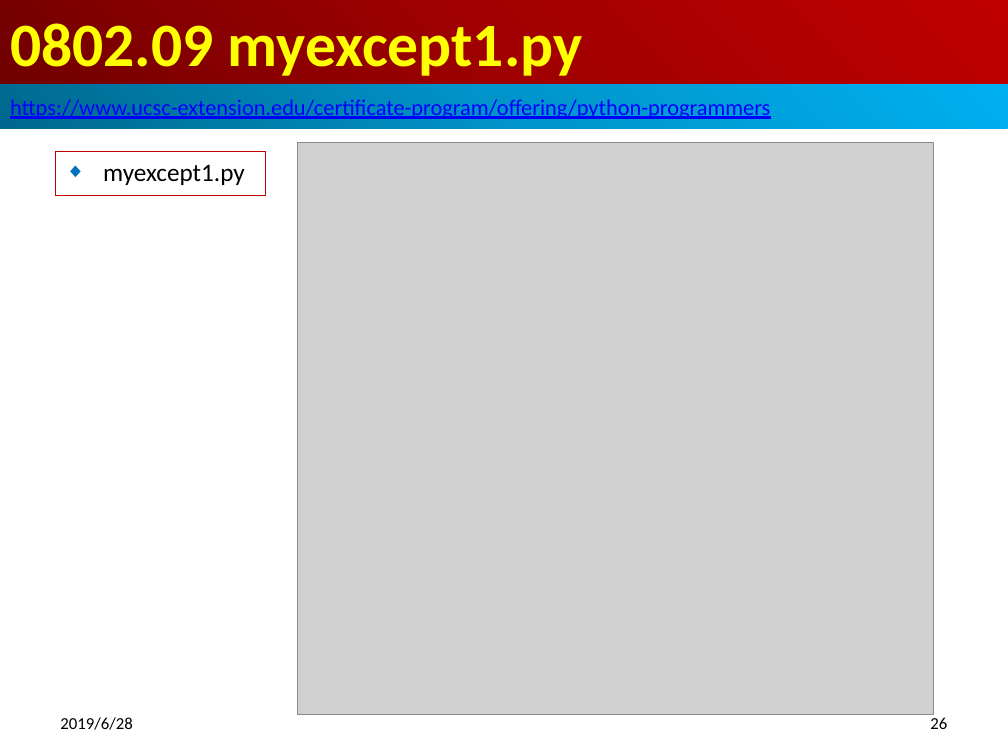
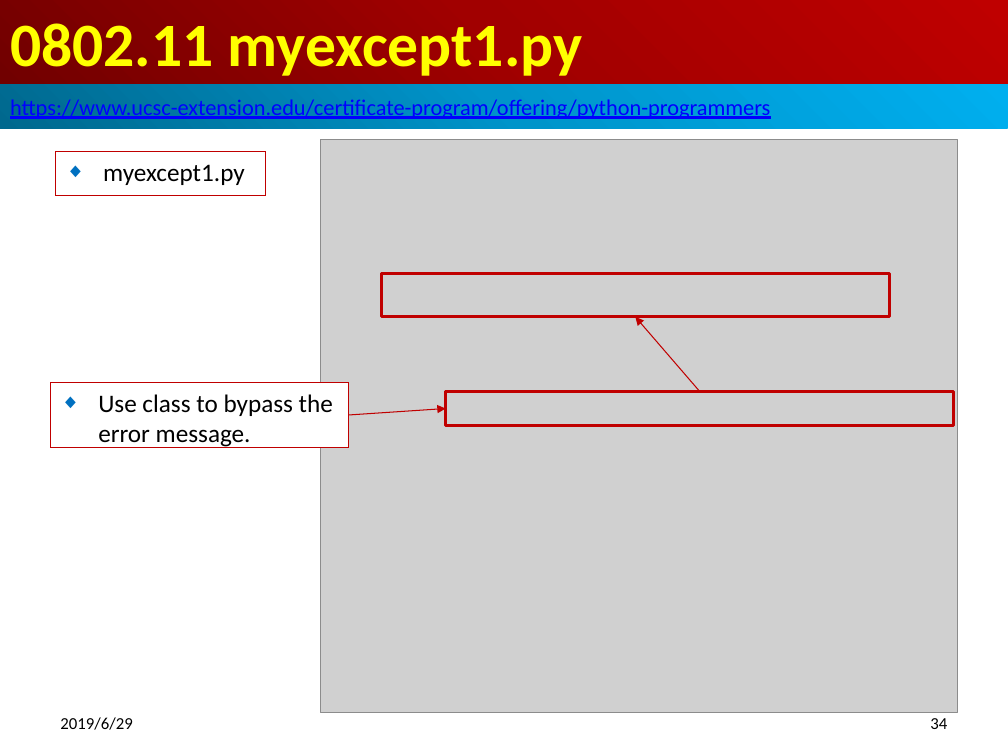
Before and after one commit to pchen0723/700-Python-Adv, a slide deck: slide 34 of 08_ModuleWrap/0802_Wrap.pptx (slide 26 before the commit). Drawn at 1008x756 pixels with LibreOffice and Linux fonts; fonts in the diff are those of the drawing; grey boxes stand for pictures. Boxes give left, top, right and bottom in pixels: in the first picture for what was removed or moved away, otherwise in the second. Text is boxed around its words. In the diff, an @@ line names an element or a change of style, - is before the commit and + after.

```diff
--- a/08_ModuleWrap/0802_Wrap.pptx
+++ b/08_ModuleWrap/0802_Wrap.pptx
@@ title at (10,23,583,76): text changed @@
-0802.09 myexcept1.py
+0802.11 myexcept1.py
@@ picture: place and size @@
-picture at (297,142,933,715)
+picture at (321,140,957,713)
@@ rectangle added at (381,273,889,317), outline #C00000 2 pt @@
@@ arrow added from (700, 391) to (635, 317), #C00000 0.75 pt @@
@@ rectangle added at (50,382,349,448), fill #FFFFFF, outline #C00000 0.75 pt, 18 pt, text #000000 @@
+◆ Use class to bypass the error message.
@@ arrow added from (349, 415) to (446, 408), #C00000 0.75 pt @@
@@ rectangle added at (446,391,954,425), outline #C00000 2 pt @@
@@ text at (60,717,132,730): text changed @@
-2019/6/28
+2019/6/29
@@ page number at (930,718,947,729): text changed @@
-26
+34
```
Also in this commit, not shown: 37 other slides changed, 18 slides added, 21 other files.
